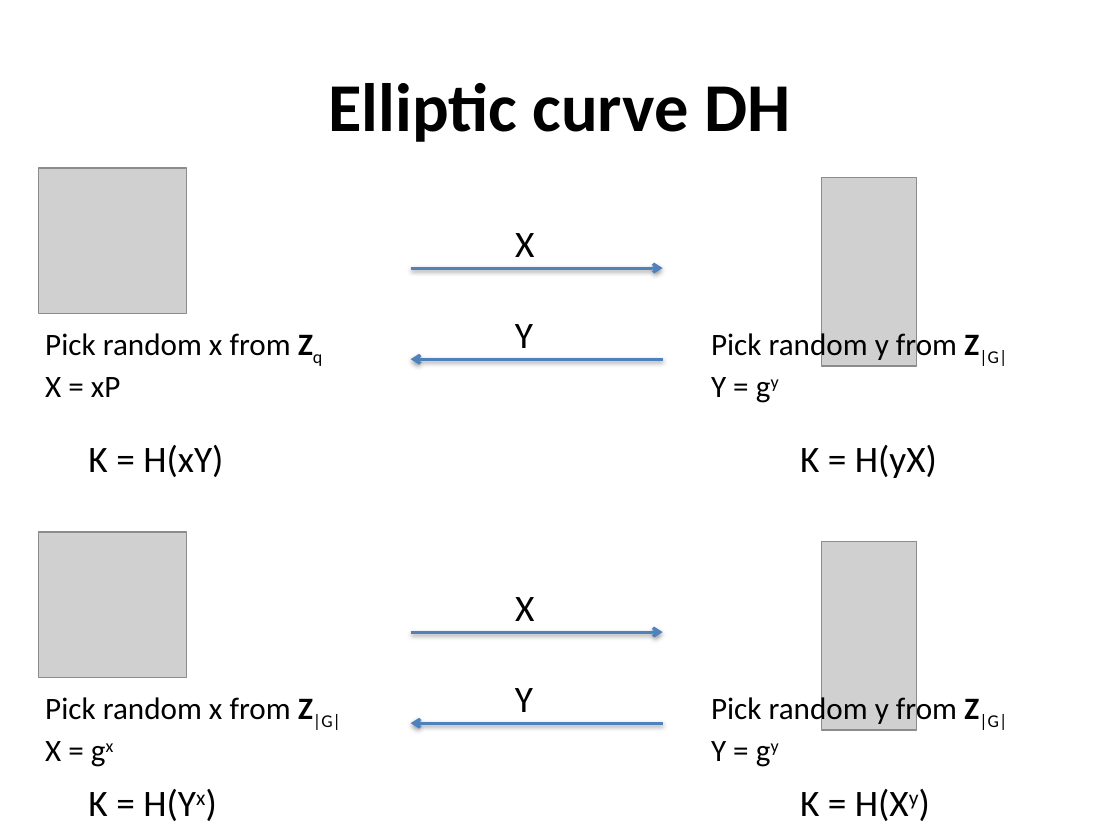
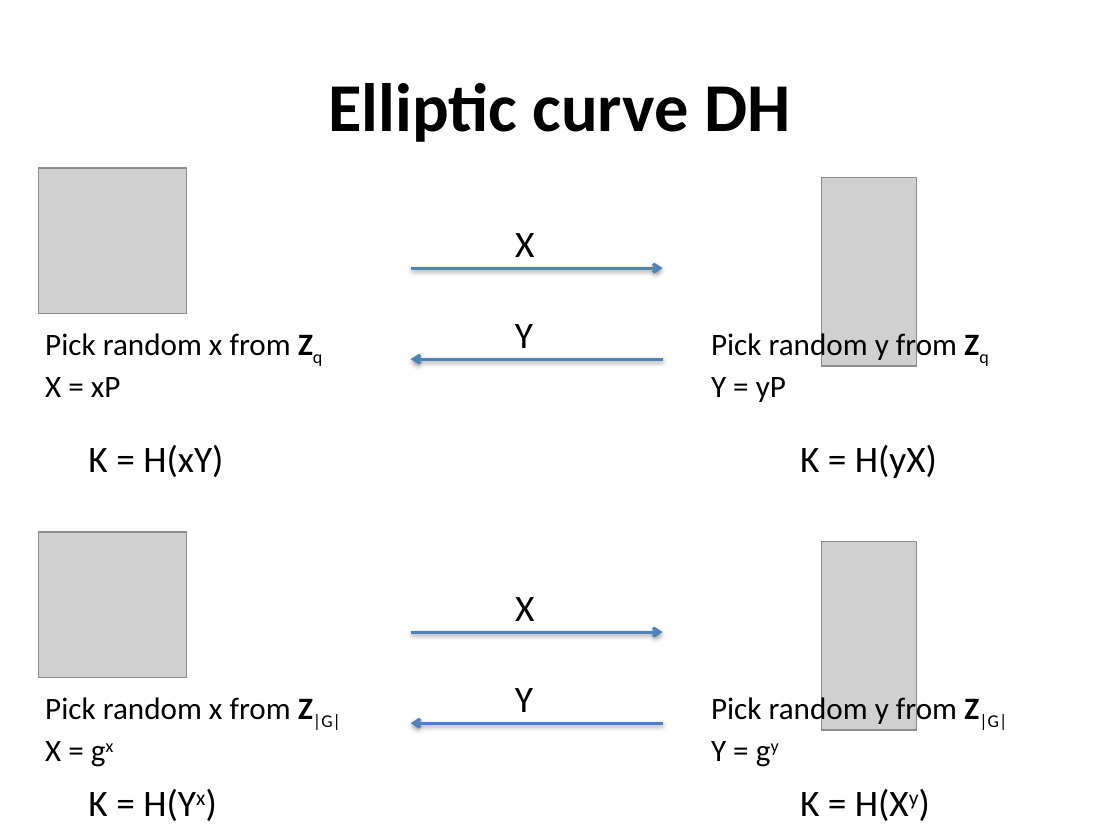
Before and after one commit to varunnagpaal/CS5830-Spring16, a slide deck: slide 21 of slides/ecc.pptx. Drawn at 1120x840 pixels with LibreOffice and Linux fonts; fonts in the diff are those of the drawing; grey boxes stand for pictures. Boxes give left, top, right and bottom in pixels: in the first picture for what was removed or moved away, otherwise in the second. Text is boxed around its words. In the diff, an @@ line names an element or a change of style, - is before the commit and + after.

Commit message:
update ecc slides

```diff
--- a/slides/ecc.pptx
+++ b/slides/ecc.pptx
@@ text at [711,329,957,402]: text changed @@
-Pick random y from Z|G|
-Y = gy
+Pick random y from Zq
+Y = yP
```
